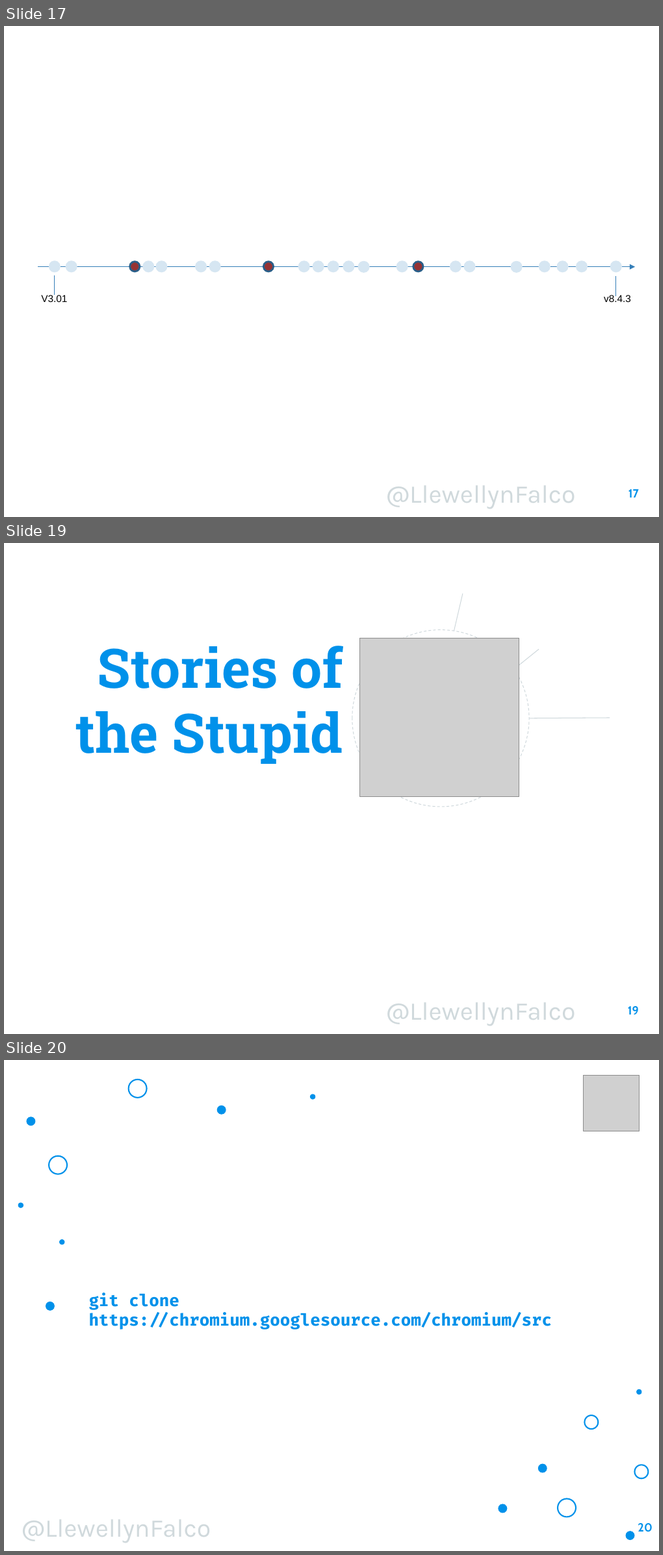
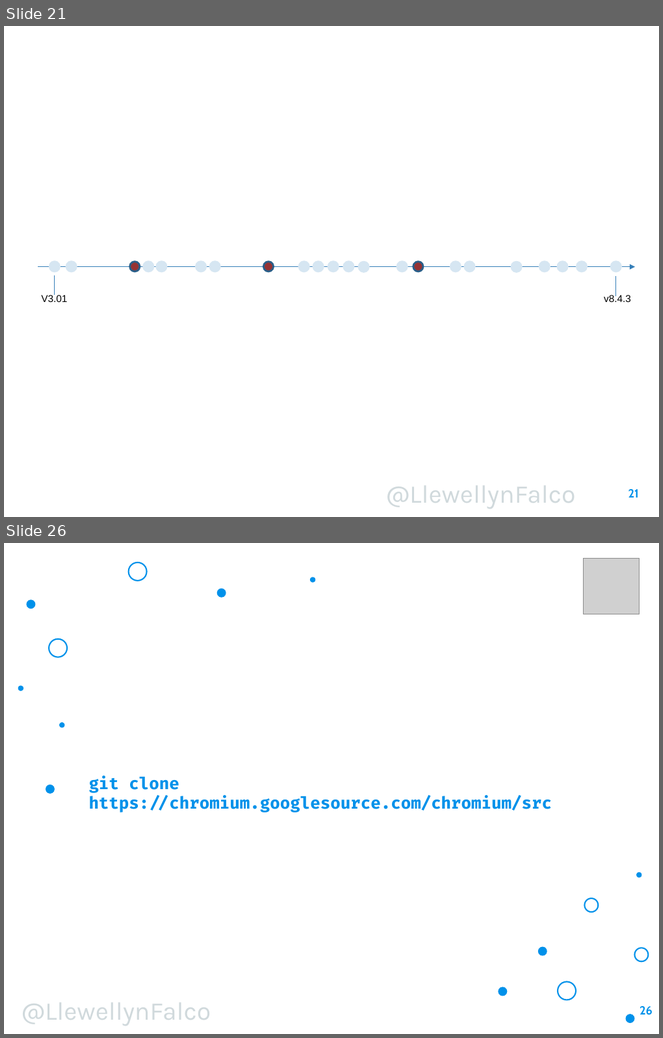
Before and after one commit to isidore/Talk-AvoidingLockIn, a slide deck: Avoiding Lock-In.pptx. Shown one above the other, each under a label of ours: slides 17, 19 and 20 before the commit, slides 21 and 26 after it; the slides between them are not shown. The pictures are 663x1555 and 663x1038 pixels, drawn with LibreOffice and Linux fonts; fonts in the diff are those of the drawing; grey boxes stand for pictures; background and template pictures are left out. Boxes give left, top, right and bottom in pixels: in the first picture for what was removed or moved away, otherwise in the second. Text is boxed around its words. In the diff, an @@ line names an element or a change of style, - is before the commit and + after.

```diff
--- a/Avoiding Lock-In.pptx
+++ b/Avoiding Lock-In.pptx
@@ slide 19 removed at [4,543,659,1034], background picture (left out); not listed: 1 template element that a slide beside it also shows @@
@@ line removed from (454, 631) to (463, 594) @@
@@ ellipse removed at [352,630,529,807] @@
@@ picture removed at [360,638,519,797] @@
@@ title removed at [75,646,342,764] @@
-Stories of the Stupid
@@ line removed from (539, 649) to (515, 668) @@
@@ line removed from (610, 718) to (529, 719) @@
@@ page number removed at [628,1006,639,1015] @@
-19
@@ what was slide 17 is now slide 21 @@
@@ page number at [629,489,639,498]: text changed @@
-17
+21
@@ what was slide 20 is now slide 26 @@
@@ page number at [640,1006,653,1016]: text changed @@
-20
+26
```
Also in this commit, not shown: 5 slides changed, 8 slides added.
